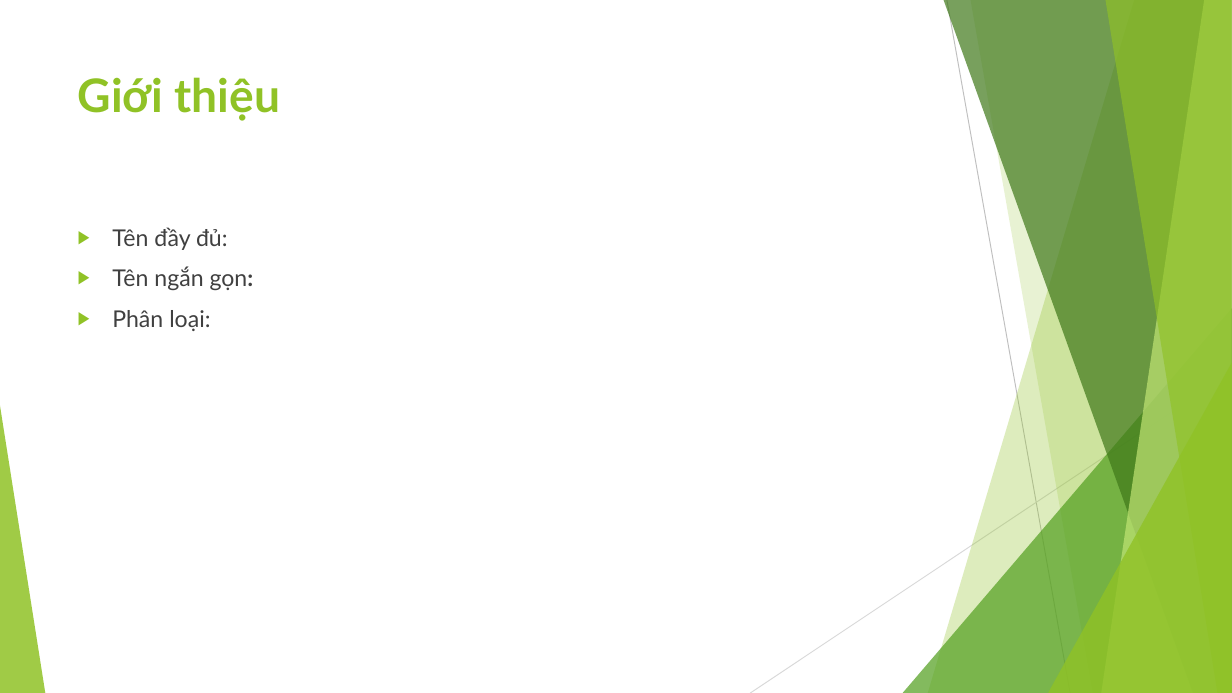
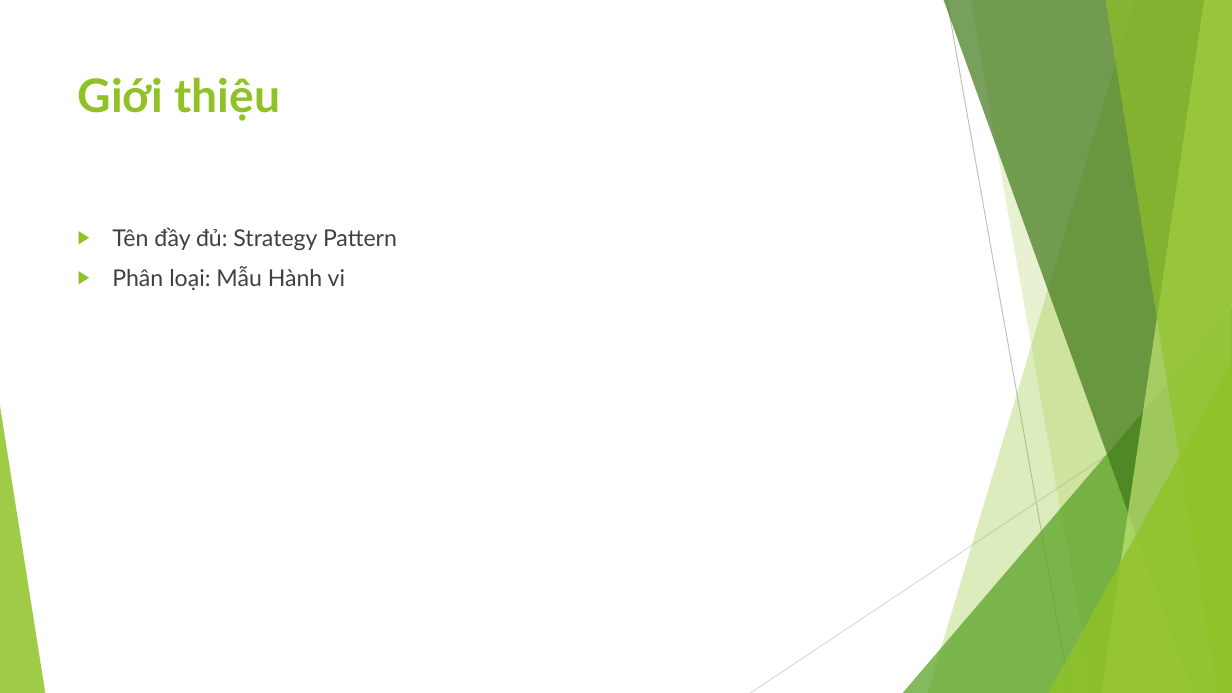
Before and after one commit to ChrisJamison/design_pattern, a slide deck: slide 2 of Báo cáo cuối kỳ/21. Strategy/Slide.pptx. Drawn at 1232x693 pixels with LibreOffice and Linux fonts; fonts in the diff are those of the drawing. Boxes give left, top, right and bottom in pixels: in the first picture for what was removed or moved away, otherwise in the second. Text is boxed around its words. In the diff, an @@ line names an element or a change of style, - is before the commit and + after.

Commit message:
thêm mâu Strategy

```diff
--- a/Báo cáo cuối kỳ/21. Strategy/Slide.pptx
+++ b/Báo cáo cuối kỳ/21. Strategy/Slide.pptx
@@ text at bbox=[112, 227, 397, 290]: text changed @@
-▶ Tên đầy đủ:
-▶ Tên ngắn gọn:
-▶ Phân loại:
+▶ Tên đầy đủ: Strategy Pattern
+▶ Phân loại: Mẫu Hành vi
```
Also in this commit, not shown: 6 other slides changed, 2 slides added, 3 slides removed, 2 other files.
